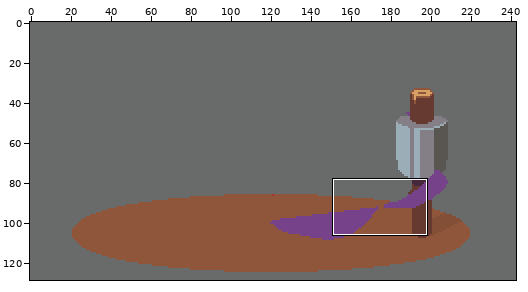
A pixel-art file gets an edit: WIP/Yang Affects.aseprite. Above: a wide view before the commit, with the close-up outlined.
Close-up. First the earlier version:
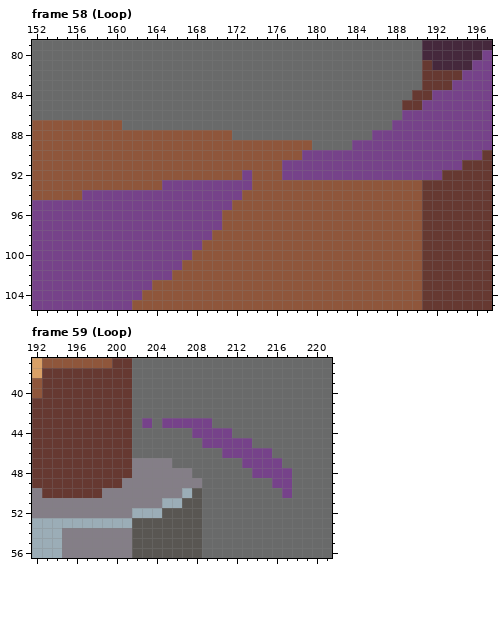
243x129 pixels, 68 frames. Colours within 5 levels of each other are drawn and written as one. Shown: frame 58 (Loop): x 152..197, y 79..105; frame 59 (Loop): x 192..221, y 37..56. The commit also changed other frames or places, which this record leaves out.
After the commit:
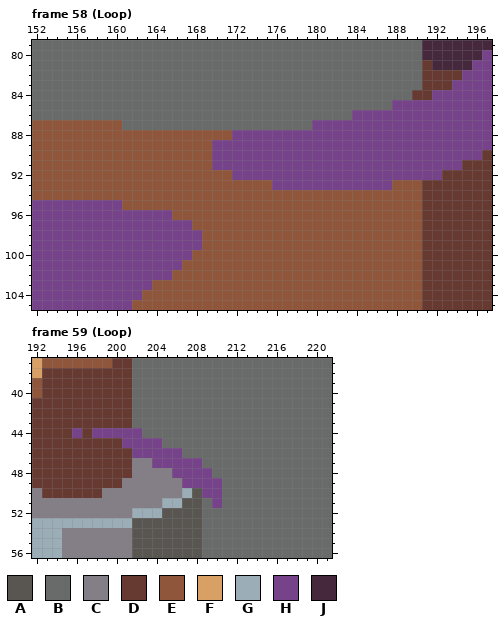
Palette (. is transparent): A #595652  B #696a6a  C #847e87  D #663931  E #8f563b  F #d9a066  G #9badb7  H #76428a  J #45283c
The exact change:
Frame 58 (Loop), layer "Layer 25":
y 85: x 188..190 BDD -> HHH
y 86: x 184..188 BBBBB -> HHHHH
y 87: x 180..187 BBBBBBBB -> HHHHHHHH
y 88: x 172..185 BBBBBBBBBBBBBB -> HHHHHHHHHHHHHH
y 89: x 170..183 EEEEEEEEEEBBBB -> HHHHHHHHHHHHHH
y 90: x 170..178 EEEEEEEEE -> HHHHHHHHH
y 91: x 170..176 EEEEEEE -> HHHHHHH
y 92: x 172 E -> H; x 174..176 EEE -> HHH
y 93: x 165..173 HHHHHHHHH -> EEEEEEEEE; x 176..187 EEEEEEEEEEEE -> HHHHHHHHHHHH
y 94: x 157..172 HHHHHHHHHHHHHHHH -> EEEEEEEEEEEEEEEE
y 95: x 161..171 HHHHHHHHHHH -> EEEEEEEEEEE
y 96: x 166..170 HHHHH -> EEEEE
y 97: x 168..170 HHH -> EEE
y 98: x 169 H -> E
Frame 59 (Loop), layer "Layer 25":
y 43: x 203 H -> B; x 205..209 HHHHH -> BBBBB
y 44: x 196 D -> H; x 198..202 DDDDB -> HHHHH; x 208..211 HHHH -> BBBB
y 45: x 201..204 DBBB -> HHHH; x 209..213 HHHHH -> BBBBB
y 46: x 202..206 BBBBB -> HHHHH; x 211..215 HHHHH -> BBBBB
y 47: x 204..208 CCBBB -> HHHHH; x 213..216 HHHH -> BBBB
y 48: x 206..209 CCBB -> HHHH; x 214..217 HHHH -> BBBB
y 49: x 207..210 CCBB -> HHHH; x 216..217 HH -> BB
y 50: x 209..210 BB -> HH; x 217 H -> B
y 51: x 210 B -> H
Where, in picture pixels (left, top, right, bottom), the same in both close-ups:
changed: (82, 100, 422, 240)
changed: (72, 418, 292, 508)
